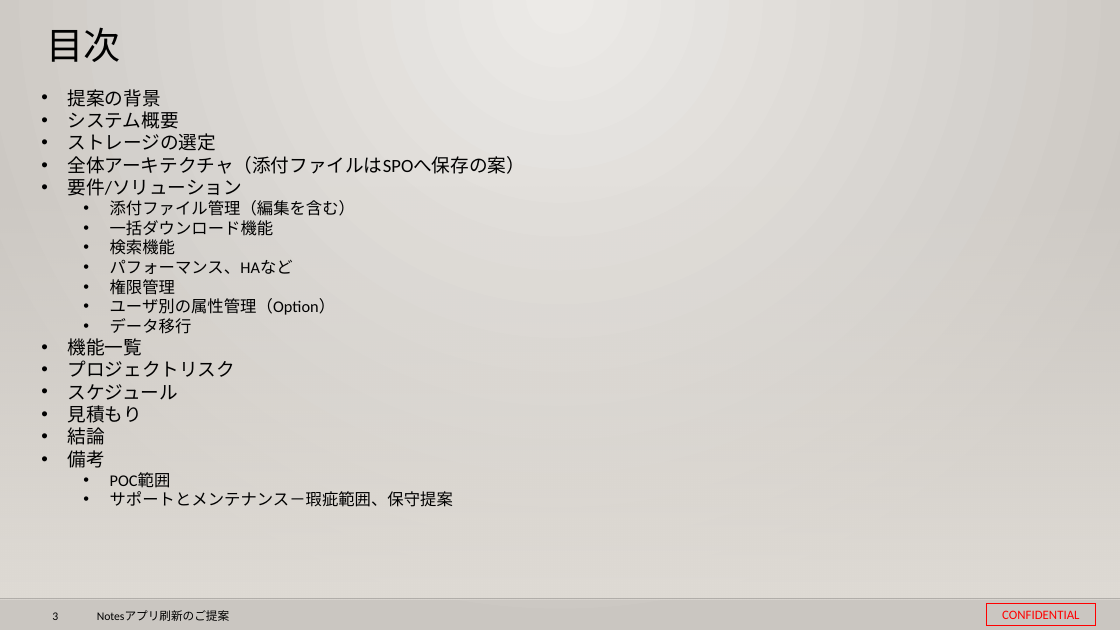
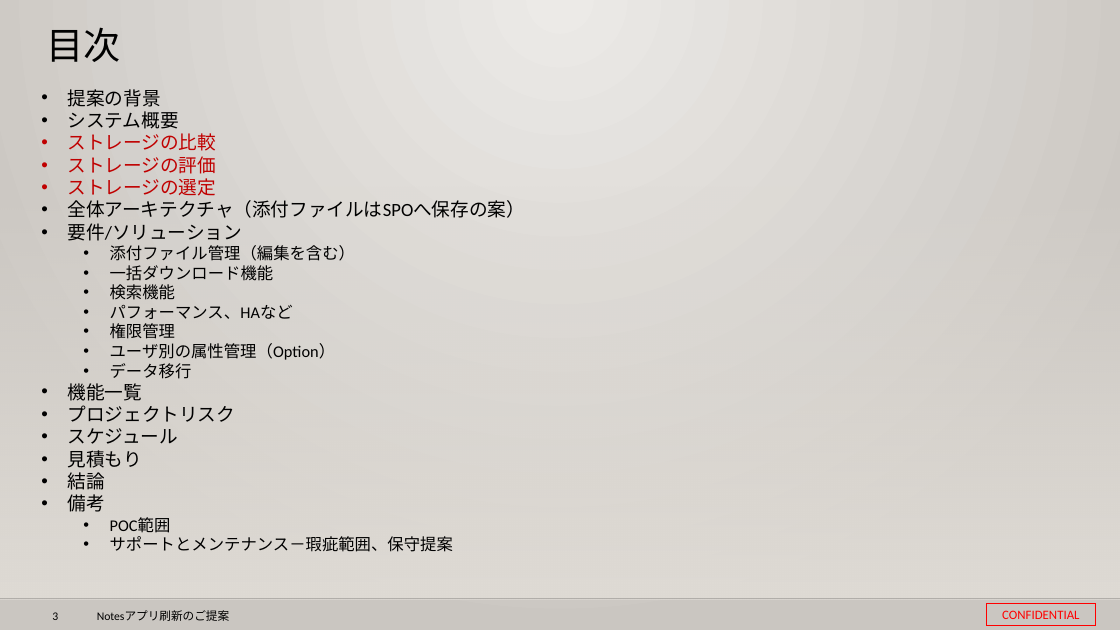
Before and after one commit to 0494938/Notes--CMS-Online, a slide deck: slide 3 of Notesアプリ刷新プロジェクト提案見積もり.v3.pptx. Drawn at 1120x630 pixels with LibreOffice and Linux fonts; fonts in the diff are those of the drawing; background and template pictures are left out. Boxes give left, top, right and bottom in pixels: in the first picture for what was removed or moved away, otherwise in the second. Text is boxed around its words. In the diff, an @@ line names an element or a change of style, - is before the commit and + after.

```diff
--- a/Notesアプリ刷新プロジェクト提案見積もり.v3.pptx
+++ b/Notesアプリ刷新プロジェクト提案見積もり.v3.pptx
@@ text at [68,133,216,174]: paragraphs added @@
+• ストレージの比較
+• ストレージの評価
@@ text at [68,178,216,196]: text colour #000000 to #C00000 in "ストレージの選定" @@
```
Also in this commit, not shown: 6 other slides changed, 1 slide added, 1 slide removed, 1 other file.
